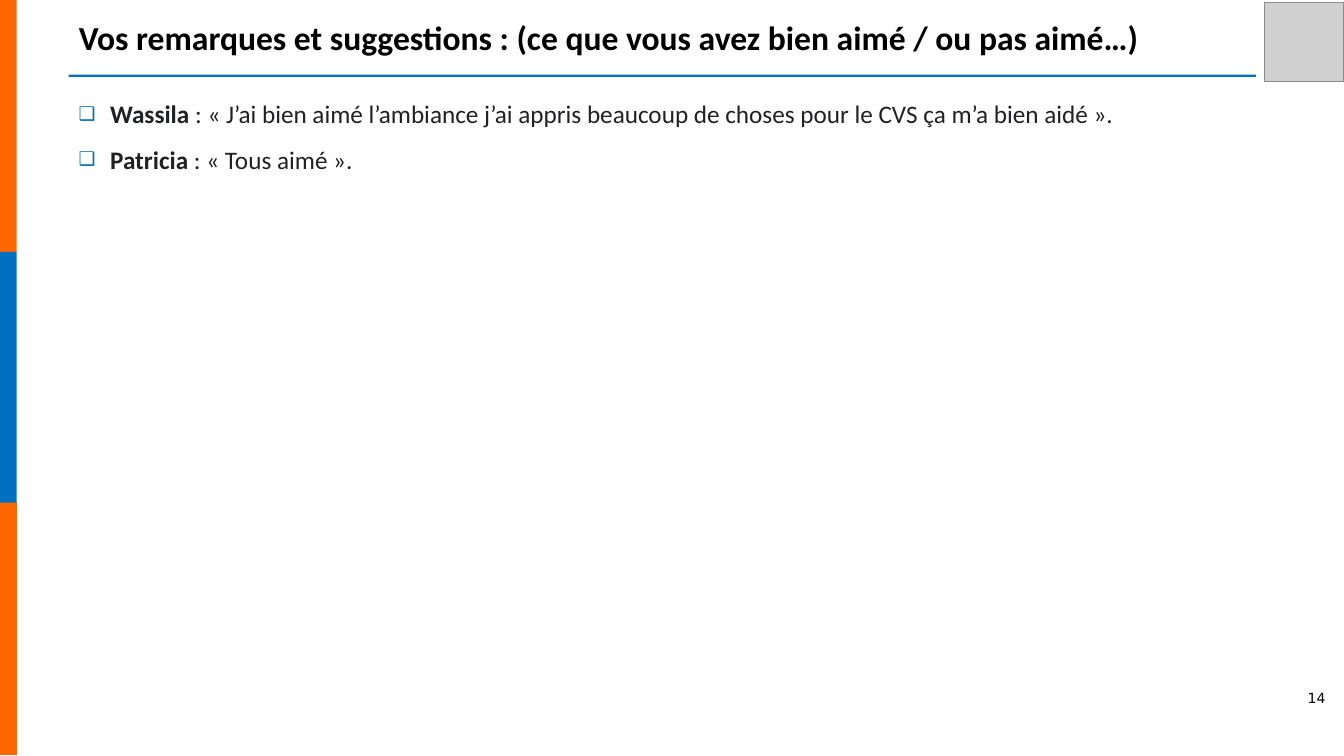
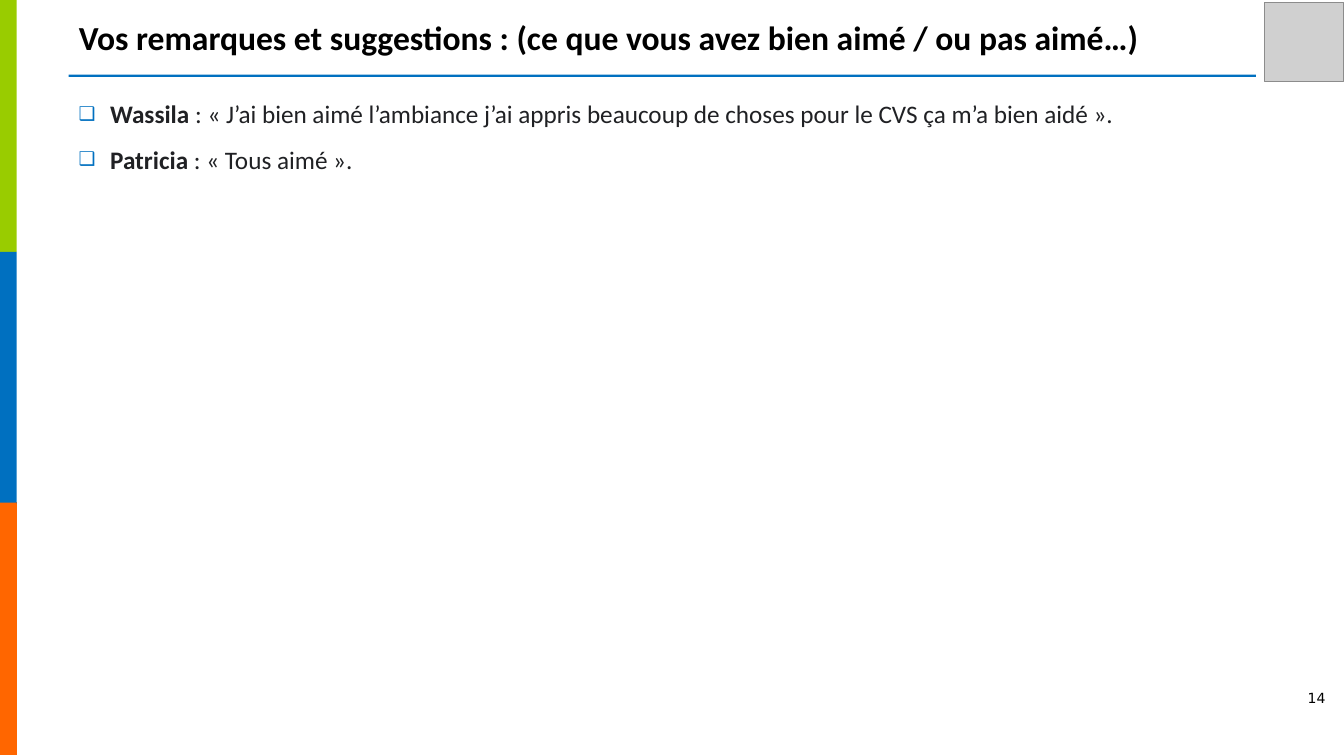
Before and after one commit to studio-catapulte/nefia-client-services, a slide deck: slide 14 of templates/analysis-block.pptx. Drawn at 1344x756 pixels with LibreOffice and Linux fonts; fonts in the diff are those of the drawing; grey boxes stand for pictures; background and template pictures are left out. Boxes give left, top, right and bottom in pixels: in the first picture for what was removed or moved away, otherwise in the second. Text is boxed around its words. In the diff, an @@ line names an element or a change of style, - is before the commit and + after.

```diff
--- a/templates/analysis-block.pptx
+++ b/templates/analysis-block.pptx
@@ rectangle at <box>0,0,17,252</box>: fill #FF6600 to #99CC00 @@
```
Also in this commit, not shown: 14 other slides changed, 3 other files.
